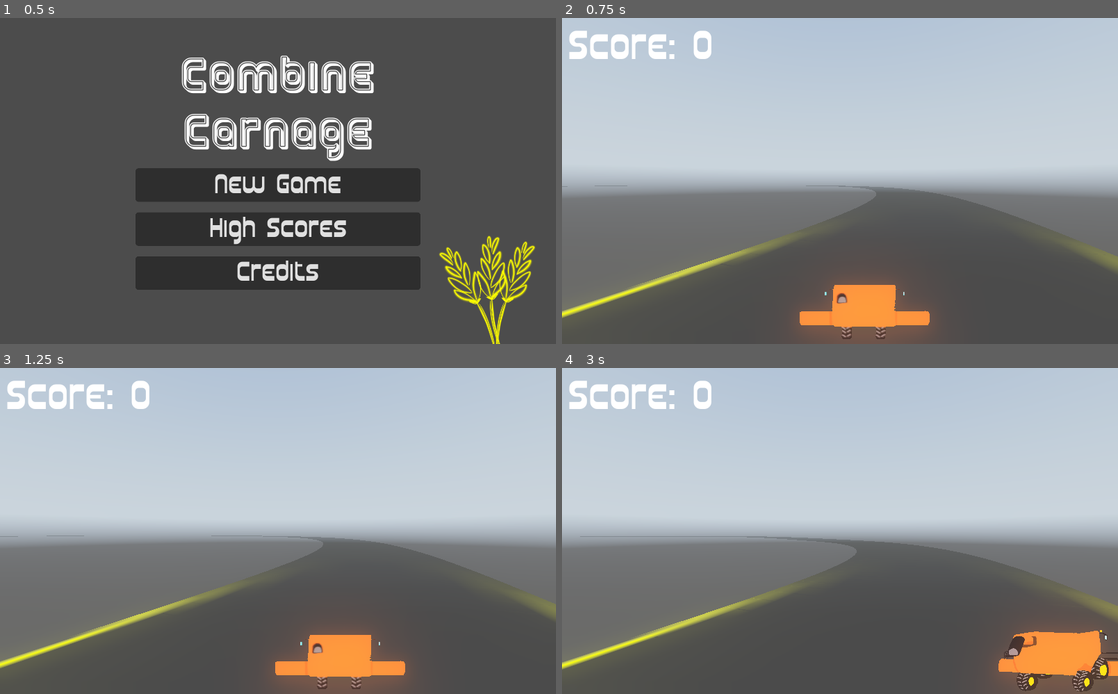
Above: before the commit, frames 1-4 (two rows, left to right).
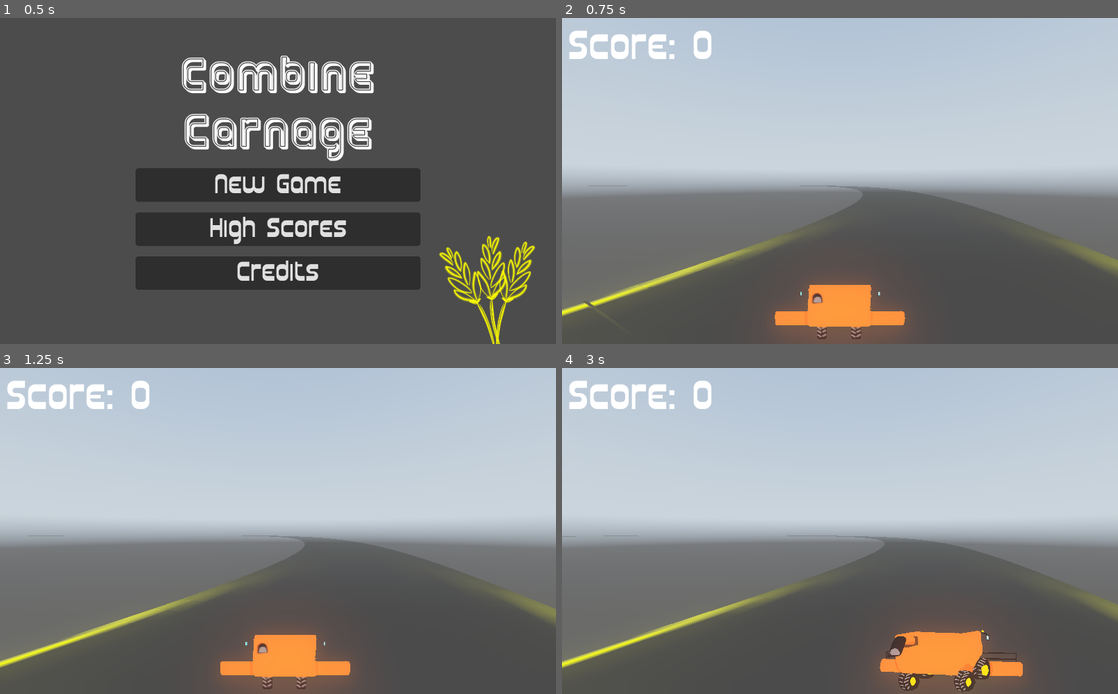
Above: after the commit, the same moments.

Repository: Timendus/ld52
Game: Godot game, scene res://MainMenu.tscn
Two runs of this game, one before a commit and one after it. Both use one fixed random seed, a clock stepped at 60 frames per second and the inputs below. A sky picture missing from this copy of the repository is replaced by a grey-blue gradient. Sound files missing from this copy of the repository are replaced by a short silence.
Inputs:
- Up to frame 1 (0.5 s): no input
- Up to frame 2 (0.75 s): click "New Game" at 0.5 s
- Up to frame 3 (1.25 s): no input
- Up to frame 4 (3 s): hold Right (right) 1.28-2.03 s; hold Left (left) 2.03-2.78 s; hold Right (right) from 2.78 s (still down)

Frame 1 is identical in both runs. In frame 2, 1.7% of the frame differs, in the area x 0-67%, y 51-99%; in frame 3, 4.1%; in frame 4, 8.2%, in the area x 0-100%, y 51-100%.

Commit message:
add acceleration

Diff:
--- a/PathFollow.gd
+++ b/PathFollow.gd
@@ -1,6 +1,9 @@
 extends PathFollow
 
-export var forwardSpeed = 30
+export var maxSpeed = 30
+export var acceleration = 5
+export var speed = 0
 
 func _process(delta):
-	offset += delta * forwardSpeed
+	speed = min(speed + acceleration * delta, maxSpeed)
+	offset += speed * delta
